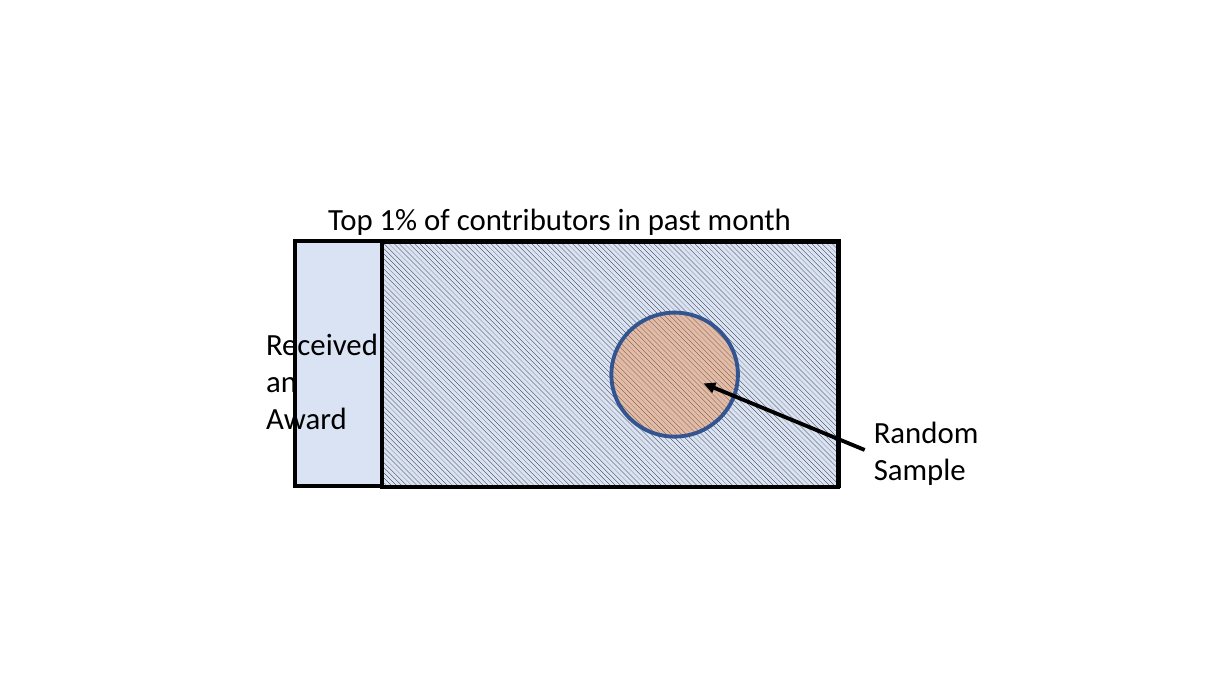
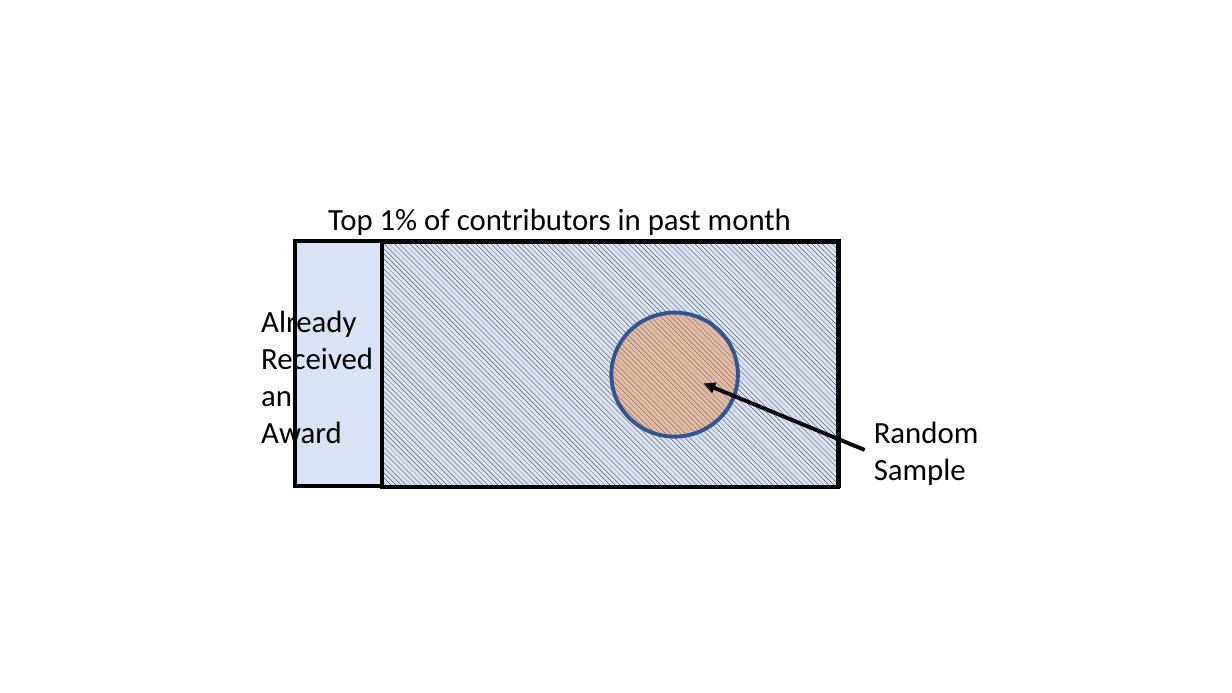
Before and after one commit to DS-100/textbook, a slide deck: slide 2 of content/ch/02/figures/ConstructDesignsRe tangles.pptx. Drawn at 1232x693 pixels with LibreOffice and Linux fonts; fonts in the diff are those of the drawing. Boxes give left, top, right and bottom in pixels: in the first picture for what was removed or moved away, otherwise in the second. Text is boxed around its words. In the diff, an @@ line names an element or a change of style, - is before the commit and + after.

```diff
--- a/content/ch/02/figures/ConstructDesignsRe tangles.pptx
+++ b/content/ch/02/figures/ConstructDesignsRe tangles.pptx
@@ text "Already": place and size @@
-text "Already" at bbox=[266, 329, 378, 437]
+text "Already" at bbox=[261, 306, 373, 451]
@@ text at bbox=[261, 306, 356, 340]: paragraph added @@
+Already
```
Also in this commit, not shown: 4 other slides changed, 11 other files.
